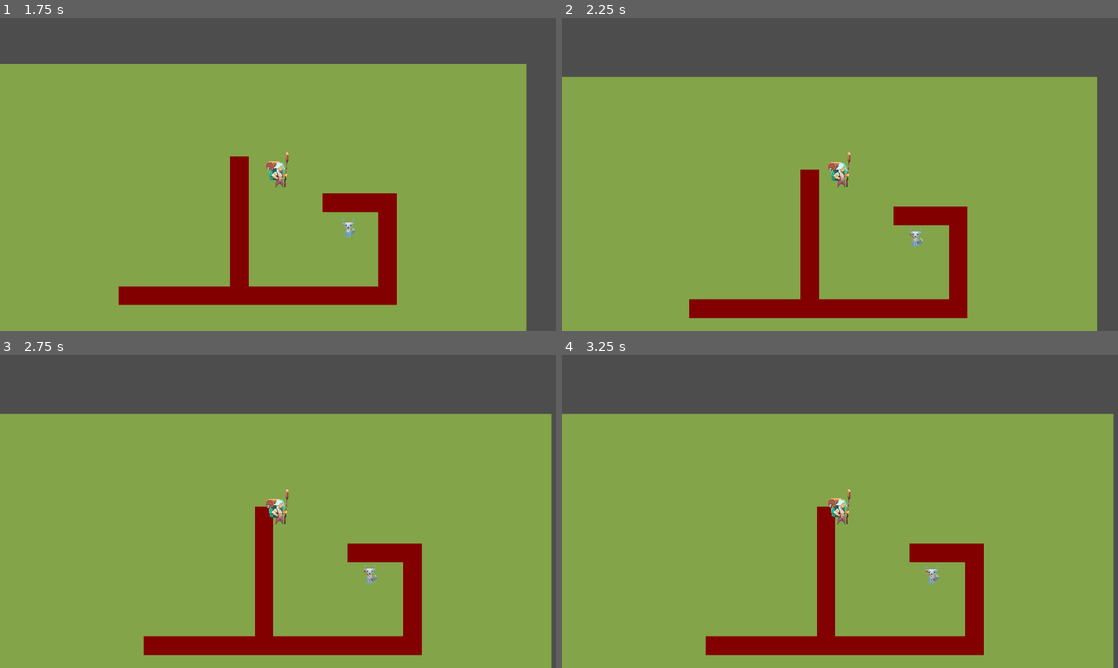
Above: before the commit, frames 1-4 (two rows, left to right).
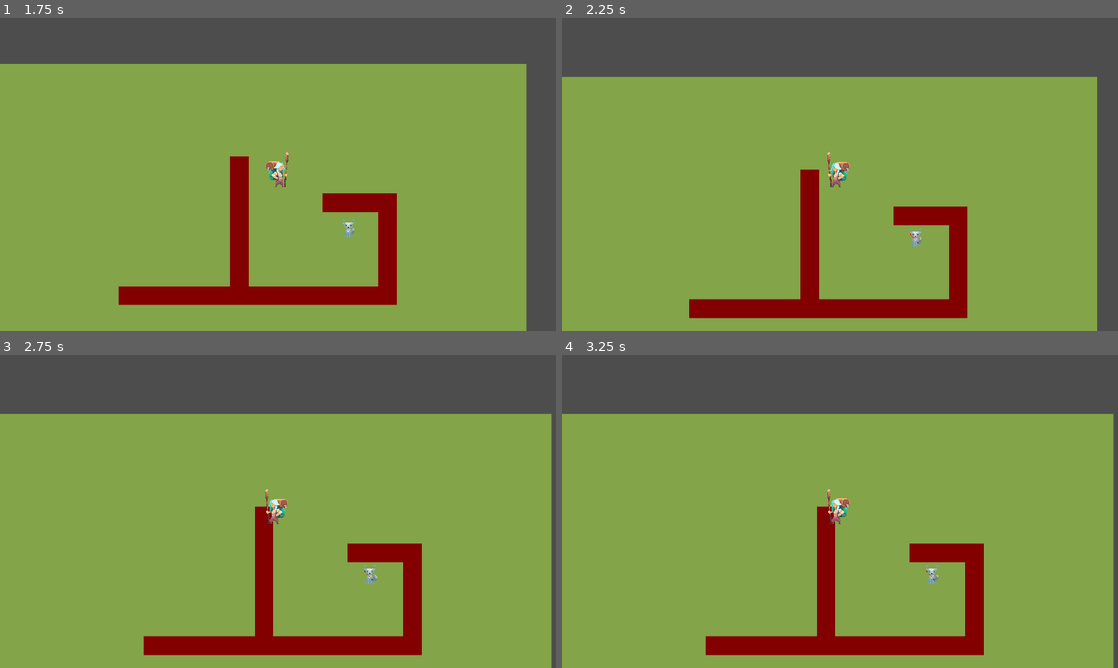
Above: after the commit, the same moments.

Repository: freddder/Pirate_Software_Jam_16
Game: Godot game, scene res://Scenes/map.tscn
Two runs of this game, one before a commit and one after it. Both use one fixed random seed, a clock stepped at 60 frames per second and the inputs below. The engine's default icon, where the game draws it, is replaced by a stand-in: a white triangle on a blue panel in a dark square.
Inputs (mouse positions are in pixels of both pictures, inside the frame that each line leads up to):
- Up to frame 1 (1.75 s): tap Enter at 0.5 s; move the mouse to (250, 237) at 0.52 s; hold W (move_up) from 0.53 s (still down); tap Space (ui_select) at 0.77, 1.52 s; move the mouse to (444, 221) at 1.27 s
- Up to frame 2 (2.25 s): move the mouse to (673, 127) at 2.02 s; release W (move_up) at 2.03 s; hold A (move_left) from 2.03 s (still down)
- Up to frame 3 (2.75 s): keep holding A (move_left)
- Up to frame 4 (3.25 s): keep holding A (move_left); move the mouse to (867, 511) at 2.77 s; tap Space (ui_select) at 3.02 s

Frame 1 is identical in both runs. In frame 2, 0.3% of the frame differs, in the area x 47-65%, y 42-73%; in frame 3, 0.3%; in frame 4, 0.3%, in the area x 47-68%, y 42-72%.

Commit message:
RAAHAHHHHH IT DOESNT WORK

Diff:
--- a/Scenes/base_animal.tscn
+++ b/Scenes/base_animal.tscn
@@ -1,11 +1,29 @@
-[gd_scene load_steps=20 format=3 uid="uid://bj1uthfk37t1e"]
+[gd_scene load_steps=31 format=3 uid="uid://bj1uthfk37t1e"]
 
 [ext_resource type="Script" path="res://Scripts/base_animal.gd" id="1_x85lv"]
 [ext_resource type="Script" path="res://Scripts/state_machine.gd" id="2_617yx"]
 [ext_resource type="Texture2D" uid="uid://dflvahr23fmpv" path="res://Spirites/Animals/animal_1_idle-Sheet.png" id="2_bx61i"]
+[ext_resource type="Texture2D" uid="uid://or0f7eht8q3w" path="res://Spirites/Animals/animal_1_dead-Sheet.png" id="2_gkkis"]
 [ext_resource type="Script" path="res://Scripts/animal_idle.gd" id="3_jnpmu"]
+[ext_resource type="Texture2D" uid="uid://dd2sagq3m1p1p" path="res://Spirites/Animals/animal_1_walking-Sheet.png" id="4_p6jwu"]
 [ext_resource type="Script" path="res://Scripts/animal_wander.gd" id="5_s07up"]
 
+[sub_resource type="AtlasTexture" id="AtlasTexture_aby6f"]
+atlas = ExtResource("2_gkkis")
+region = Rect2(0, 0, 33, 32)
+
+[sub_resource type="AtlasTexture" id="AtlasTexture_n15qu"]
+atlas = ExtResource("2_gkkis")
+region = Rect2(33, 0, 33, 32)
+
+[sub_resource type="AtlasTexture" id="AtlasTexture_vwdip"]
+atlas = ExtResource("2_gkkis")
+region = Rect2(66, 0, 33, 32)
+
+[sub_resource type="AtlasTexture" id="AtlasTexture_uxji3"]
+atlas = ExtResource("2_gkkis")
+region = Rect2(99, 0, 33, 32)
+
 [sub_resource type="AtlasTexture" id="AtlasTexture_nvtbj"]
 atlas = ExtResource("2_bx61i")
 region = Rect2(0, 0, 32, 32)
@@ -49,9 +67,46 @@
 [sub_resource type="AtlasTexture" id="AtlasTexture_rigpk"]
 atlas = ExtResource("2_bx61i")
 region = Rect2(320, 0, 32, 32)
+
+[sub_resource type="AtlasTexture" id="AtlasTexture_ceb4v"]
+atlas = ExtResource("4_p6jwu")
+region = Rect2(0, 0, 32, 32)
+
+[sub_resource type="AtlasTexture" id="AtlasTexture_feyir"]
+atlas = ExtResource("4_p6jwu")
+region = Rect2(32, 0, 32, 32)
+
+[sub_resource type="AtlasTexture" id="AtlasTexture_wrba1"]
+atlas = ExtResource("4_p6jwu")
+region = Rect2(64, 0, 32, 32)
+
+[sub_resource type="AtlasTexture" id="AtlasTexture_3adsb"]
+atlas = ExtResource("4_p6jwu")
+region = Rect2(96, 0, 32, 32)
+
+[sub_resource type="AtlasTexture" id="AtlasTexture_tv5ru"]
+atlas = ExtResource("4_p6jwu")
+region = Rect2(128, 0, 32, 32)
 
 [sub_resource type="SpriteFrames" id="SpriteFrames_rw2rf"]
 animations = [{
+"frames": [{
+"duration": 1.0,
+"texture": SubResource("AtlasTexture_aby6f")
+}, {
+"duration": 1.0,
+"texture": SubResource("AtlasTexture_n15qu")
+}, {
+"duration": 1.0,
+"texture": SubResource("AtlasTexture_vwdip")
+}, {
+"duration": 1.0,
+"texture": SubResource("AtlasTexture_uxji3")
+}],
+"loop": true,
+"name": &"f_dead",
+"speed": 3.0
+}, {
 "frames": [{
 "duration": 1.0,
 "texture": SubResource("AtlasTexture_nvtbj")
@@ -89,6 +144,26 @@
 "loop": true,
 "name": &"f_idle",
 "speed": 8.0
+}, {
+"frames": [{
+"duration": 1.0,
+"texture": SubResource("AtlasTexture_ceb4v")
+}, {
+"duration": 1.0,
+"texture": SubResource("AtlasTexture_feyir")
+}, {
+"duration": 1.0,
+"texture": SubResource("AtlasTexture_wrba1")
+}, {
+"duration": 1.0,
+"texture": SubResource("AtlasTexture_3adsb")
+}, {
+"duration": 1.0,
+"texture": SubResource("AtlasTexture_tv5ru")
+}],
+"loop": true,
+"name": &"f_walk_side",
+"speed": 5.0
 }]
 
 [sub_resource type="CapsuleShape2D" id="CapsuleShape2D_oiejx"]
@@ -106,8 +181,8 @@
 position = Vector2(1, -3)
 scale = Vector2(1.0625, 1.1875)
 sprite_frames = SubResource("SpriteFrames_rw2rf")
-animation = &"f_idle"
-frame_progress = 0.102925
+animation = &"f_walk_side"
+frame_progress = 0.696694
 
 [node name="CollisionShape2D" type="CollisionShape2D" parent="."]
 position = Vector2(2, 0)
--- a/Scripts/animal_wander.gd
+++ b/Scripts/animal_wander.gd
@@ -3,12 +3,21 @@
 
 @onready var animal : CharacterBody2D = $"../.."
 @onready var navigation_agent : NavigationAgent2D = $"../../NavigationAgent2D"
+@onready var animation : AnimatedSprite2D = $"../../AnimatedSprite2D"
 
 @export var wander_speed : float = 100.0
 var timer : float = 0
 
 func enter():
 	navigation_agent.target_position = Vector2(randf_range(-100, 100), randf_range(-100, 100)) + animal.global_position
+	var direction = navigation_agent.get_next_path_position() - animal.global_position
+	direction = direction.normalized()
+	if direction.x > 0:
+		animation.flip_h = true
+		animation.play("f_walk_side")
+	elif direction.x < 0:
+		animation.flip_h = false
+		animation.play("f_walk_side")
 	#print(navigation_agent.target_position)
 
 func exit():
--- a/Scripts/base_animal.gd
+++ b/Scripts/base_animal.gd
@@ -1,10 +1,12 @@
 extends CharacterBody2D
 
+@onready var animation : AnimatedSprite2D = $AnimatedSprite2D
+
 func _physics_process(delta):
-	$AnimatedSprite2D.play("f_idle")
+	animation.play("f_idle")
 	move_and_slide()
 
 func _on_area_2d_area_entered(area: Area2D) -> void:
 	if area.is_in_group("die"):
 		print("AHHHHH, IT HURTS, PLEASE STOOOOOP!!!!!")
-		queue_free()
+		animation.play("f_dead")
--- a/Scripts/golem.gd
+++ b/Scripts/golem.gd
@@ -15,8 +15,10 @@
 		animation.play("g_idle")
 	else:
 		if input_direction.x > 0: # moving right
+			animation.flip_h = false
 			animation.play("g_walk_side")
 		elif input_direction.x < 0: # moving left
+			animation.flip_h = true
 			animation.play("g_walk_side")
 		else:
 			if input_direction.y > 0: # moving straight up
Not shown, added: Spirites/Animals/animal_1_dead-Sheet.png.import
Not shown, added: Spirites/Animals/animal_1_walking-Sheet.png.import
